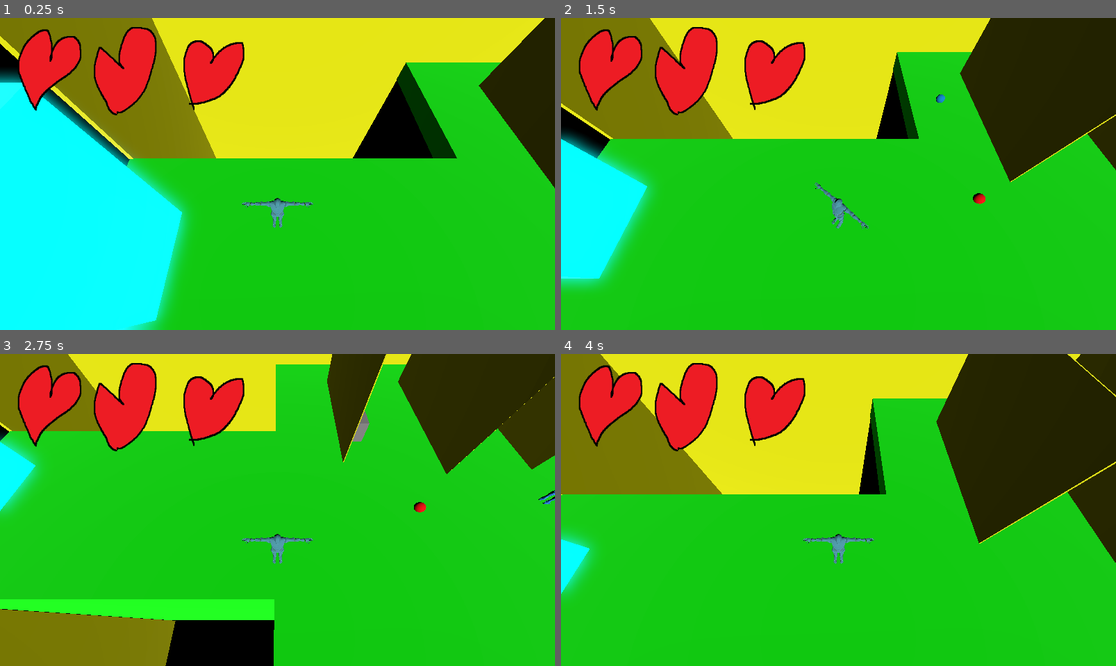
Above: before the commit, frames 1-4 (two rows, left to right).
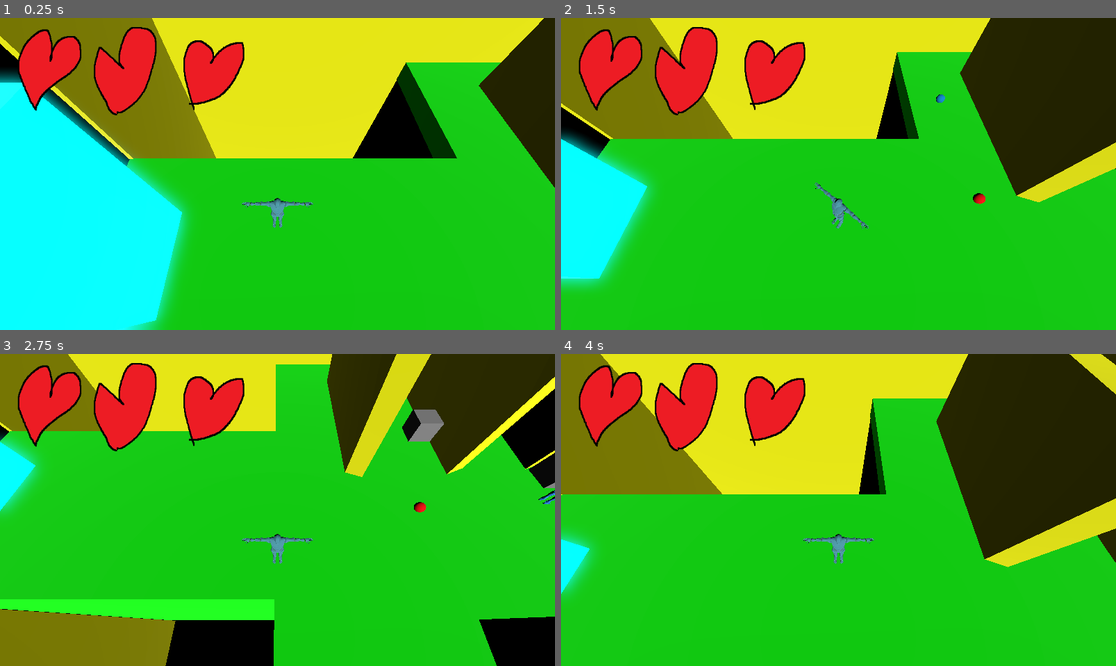
Above: after the commit, the same moments.

Repository: Alvin-Cha/Game-Skripsi
Game: Godot game, scene res://scenes/main/world.tscn
Same seed, same stepped clock (60 frames per second), same inputs: the game is played once before the commit and once after it.
Inputs (mouse positions are in pixels of both pictures, inside the frame that each line leads up to):
- Up to frame 1 (0.25 s): no input
- Up to frame 2 (1.5 s): tap Enter (ui_accept) at 0.5, 0.77 s; move the mouse to (960, 158) at 0.52 s; hold D 0.53-1.28 s; tap F at 0.6, 1.35 s; click (960, 158) at 0.67 s; move the mouse to (727, 189) at 1.27 s; hold S from 1.28 s (still down)
- Up to frame 3 (2.75 s): tap Enter (ui_accept) at 1.52 s; move the mouse to (333, 441) at 2.02 s; release S at 2.03 s; hold D from 2.03 s (still down); tap F at 2.1 s
- Up to frame 4 (4 s): move the mouse to (810, 572) at 2.77 s; release D at 2.78 s; hold W 2.78-3.53 s; tap F at 2.85, 3.6 s; click (810, 572) at 2.92 s; tap Enter (ui_accept) at 3.02, 3.77 s; move the mouse to (1005, 556) at 3.52 s; hold A from 3.53 s (still down)

The runs differ from the first frame. In frame 1, less than 0.1% of the frame differs, in the area x 86-100%, y 0-55%; in frame 2, 2.2%; in frame 3, 7.1%, in the area x 59-100%, y 0-100%; in frame 4, 3.6%.

Commit message:
Update world.tscn

Diff:
--- a/scenes/main/world.tscn
+++ b/scenes/main/world.tscn
@@ -10,11 +10,6 @@
 background_mode = 1
 glow_enabled = true
 
-[sub_resource type="BoxMesh" id="BoxMesh_bhunq"]
-size = Vector3(3.0089111, 1, 1)
-
-[sub_resource type="BoxMesh" id="BoxMesh_riqys"]
-
 [sub_resource type="StandardMaterial3D" id="StandardMaterial3D_0aorq"]
 albedo_color = Color(0, 1, 1, 1)
 emission_enabled = true
@@ -24,6 +19,14 @@
 [sub_resource type="BoxShape3D" id="BoxShape3D_lift1"]
 size = Vector3(3, 22, 2)
 
+[sub_resource type="BoxMesh" id="BoxMesh_bhunq"]
+size = Vector3(3.0089111, 1, 1)
+
+[sub_resource type="BoxMesh" id="BoxMesh_riqys"]
+
+[sub_resource type="BoxMesh" id="BoxMesh_sn0t7"]
+size = Vector3(1.3601103, 1, 1)
+
 [node name="World" type="Node3D" unique_id=1551797016]
 
 [node name="Player" parent="." unique_id=493579035 instance=ExtResource("1_dtyxf")]
@@ -98,6 +101,42 @@
 size = Vector3(53.438915, 10.013306, 1)
 material = ExtResource("4_526id")
 
+[node name="Wall16" type="CSGBox3D" parent="Walls" unique_id=615732553]
+transform = Transform3D(0.007970983, 0, -0.17760308, 0, 1.026072, 0, 0.5275259, 0, 0.006672054, 134.81569, 6.1882434, -15.8256855)
+use_collision = true
+size = Vector3(37.475372, 7.155052, 1.5766602)
+material = ExtResource("4_526id")
+
+[node name="Wall21" type="CSGBox3D" parent="Walls" unique_id=1259692410]
+transform = Transform3D(0.00010412304, 0, 0.008789123, 0, 1.1084384, 0, -0.00878469, 0, 0.00010425897, 199.83667, 5.9041953, -37.2643)
+use_collision = true
+size = Vector3(2248.745, 7.7306547, 28.840729)
+material = ExtResource("4_526id")
+
+[node name="Wall20" type="CSGBox3D" parent="Walls" unique_id=44621859]
+transform = Transform3D(-0.008787515, 0, -1.719562e-05, 0, 1.1084383, 0, 1.702641e-05, 0, -0.008787512, 203.75908, 6.302359, -27.463951)
+use_collision = true
+size = Vector3(953.29517, 7.0052547, 24.774414)
+material = ExtResource("4_526id")
+
+[node name="Wall19" type="CSGBox3D" parent="Walls" unique_id=1426767089]
+transform = Transform3D(-0.0005376567, 0, 0.0937522, 0, 1.052824, 0, -0.09372843, 0, -0.0005369801, 187.51904, 6.2784443, -9.544723)
+use_collision = true
+size = Vector3(76.41852, 7.3974724, 2.4689941)
+material = ExtResource("4_526id")
+
+[node name="Wall18" type="CSGBox3D" parent="Walls" unique_id=926630976]
+transform = Transform3D(-0.00034165868, 0, 0.028703881, 0, 1.0802737, 0, -0.028695941, 0, -0.00022038995, 187.41237, 6.2063155, -22.027452)
+use_collision = true
+size = Vector3(257.95212, 6.736395, 10.518799)
+material = ExtResource("4_526id")
+
+[node name="Wall17" type="CSGBox3D" parent="Walls" unique_id=492218184]
+transform = Transform3D(-0.30616146, 0, -0.0017959406, 0, 1.0260721, 0, 0.0030950392, 0, -0.30616626, 125.31474, 5.848287, -17.557049)
+use_collision = true
+size = Vector3(60.98217, 7.798851, 1.5766602)
+material = ExtResource("4_526id")
+
 [node name="Wall9" type="CSGBox3D" parent="Walls" unique_id=773507237]
 transform = Transform3D(-0.0026963186, 0, 0.42149195, 0, 1.0129522, 0, -0.72639275, 0, -0.0015645158, 107.622635, 5.695106, -15.813527)
 use_collision = true
@@ -110,53 +149,47 @@
 size = Vector3(131.99016, 8.407898, 1.4274902)
 material = ExtResource("4_526id")
 
+[node name="Wall23" type="CSGBox3D" parent="Walls" unique_id=2044544273]
+transform = Transform3D(-0.00872971, 0, 0.0004906607, 0, 1.1084374, 0, -0.004277381, 0, -0.008605354, -5.5637493, 3.5621653, 9.204916)
+use_collision = true
+size = Vector3(25.704943, 4.6449738, 666.1796)
+material = ExtResource("4_526id")
+
+[node name="Wall22" type="CSGBox3D" parent="Walls" unique_id=1653439007]
+transform = Transform3D(-0.001072929, 0, 0.007525695, 0, 1.1084384, 0, -0.009661901, 0, -0.0042019975, 2.6338813, 3.6482773, 9.964886)
+use_collision = true
+size = Vector3(455.63766, 4.6449738, 42.97699)
+material = ExtResource("4_526id")
+
 [node name="Wall12" type="CSGBox3D" parent="Walls" unique_id=968444303]
 transform = Transform3D(-8.3447994e-05, 0, -0.008787531, 0, 1.1084373, 0, 0.00878753, 0, -1.0724125e-06, 174.74086, 5.640744, -73.821014)
 use_collision = true
 size = Vector3(479.24307, 8.267914, 1.4274902)
 material = ExtResource("4_526id")
 
-[node name="MeshInstance3D3" type="MeshInstance3D" parent="Walls" unique_id=1349936712]
-transform = Transform3D(-0.08190802, 0.020699559, -0.9964249, -0.0015782127, 0.99978036, 0.020898992, 0.99663866, 0.003284352, -0.08185735, 7.6777906, 1.2826807, 8.7409315)
-mesh = SubResource("BoxMesh_bhunq")
+[node name="Wall24" type="CSGBox3D" parent="Walls" unique_id=1036645894]
+transform = Transform3D(0.0034914366, 0.92792493, 0.004478691, 0.00043020956, 0.47248995, -0.0070289834, -0.009062486, 0.37992448, -0.0021971823, -0.3534988, 1.980717, 9.210866)
+use_collision = true
+size = Vector3(249.2001, 4.398432, 35.163025)
+material = ExtResource("4_526id")
 
 [node name="Wall13" type="CSGBox3D" parent="Walls" unique_id=1036974151]
-transform = Transform3D(0.0037330785, 0, 0.031670097, 0, 1.052824, 0, -0.27608526, 0, 0.011759766, -8.333848, 3.0322342, -3.0548491)
-use_collision = true
-size = Vector3(23.614964, 4.6449738, 1)
+transform = Transform3D(0.0037330785, 0, 0.031670097, 0, 1.052824, 0, -0.27608526, 0, 0.011759766, -8.014018, 3.053072, -2.6583223)
+use_collision = true
+size = Vector3(25.704943, 4.6449738, 21.346558)
 material = ExtResource("4_526id")
 
 [node name="Wall14" type="CSGBox3D" parent="Walls" unique_id=794799190]
-transform = Transform3D(7.753575e-05, 0, 0.00796992, 0, 1.1084386, 0, -0.009720982, 0, -0.0032822608, -4.0867543, 3.3661404, -2.6923482)
-use_collision = true
-size = Vector3(733.5288, 4.6449738, 1)
-material = ExtResource("4_526id")
-
-[node name="MeshInstance3D2" type="MeshInstance3D" parent="Walls" unique_id=1855957746]
-transform = Transform3D(0.6712301, 0, -0.741249, 0, 1, 0, 0.741249, 0, 0.6712301, 13.099949, 1.4152808, -0.85359454)
-mesh = SubResource("BoxMesh_bhunq")
+transform = Transform3D(7.753575e-05, 0, 0.00796992, 0, 1.1084386, 0, -0.009720982, 0, -0.0032822608, -3.6804237, 3.3661404, -2.859688)
+use_collision = true
+size = Vector3(733.5288, 4.6449738, 100.968025)
+material = ExtResource("4_526id")
 
 [node name="Wall15" type="CSGBox3D" parent="Walls" unique_id=1610525817]
-transform = Transform3D(-6.49874e-05, 0, 0.007920943, 0, 1.108438, 0, -0.009721077, 0, -0.0033987537, -0.37972638, 3.4253235, -2.611618)
-use_collision = true
-size = Vector3(663.6896, 4.6449738, 0.001)
-material = ExtResource("4_526id")
-
-[node name="MeshInstance3D" type="MeshInstance3D" parent="Walls" unique_id=2021164293]
-transform = Transform3D(1, 0, 0, 0, 1, 0, 0, 0, 1, 2.175684, 1.9732478, -3.6249037)
-mesh = SubResource("BoxMesh_bhunq")
-
-[node name="MeshInstance3D4" type="MeshInstance3D" parent="Walls" unique_id=2099312508]
-transform = Transform3D(1, 0, 0, 0, 1, 0, 0, 0, 1, 0, 1.4026673, 10.081653)
-mesh = SubResource("BoxMesh_riqys")
-
-[node name="MeshInstance3D4" type="MeshInstance3D" parent="Walls/MeshInstance3D4" unique_id=1102351592]
-transform = Transform3D(1, 0, 0, 0, 1, 0, 0, 0, 1, -7.817727, 0.02336955, -1.0945797)
-mesh = SubResource("BoxMesh_riqys")
-
-[node name="MeshInstance3D4" type="MeshInstance3D" parent="Walls/MeshInstance3D4/MeshInstance3D4" unique_id=134712477]
-transform = Transform3D(1, 0, 0, 0, 1, 0, 0, 0, 1, 0, -0.051950455, -10.593323)
-mesh = SubResource("BoxMesh_riqys")
+transform = Transform3D(0.0006507351, 0, 0.008149631, 0, 1.108438, 0, -0.009699491, 0, -0.0028064917, -0.0026926398, 3.4253235, -2.7733974)
+use_collision = true
+size = Vector3(663.6896, 4.6449738, 95.20021)
+material = ExtResource("4_526id")
 
 [node name="Floor" type="Node" parent="." unique_id=1969638465]
 
@@ -232,3 +265,65 @@
 [node name="Enemy" parent="Enemy_NPC" unique_id=1489694662 node_paths=PackedStringArray("player") instance=ExtResource("2_iubku")]
 transform = Transform3D(1, 0, 0, 0, 1, 0, 0, 0, 1, 4.4256406, 0.63266104, 2.1152194)
 player = NodePath("../../Player")
+
+[node name="Placeholders" type="Node" parent="." unique_id=480387005]
+
+[node name="PlaceholderBox1" type="MeshInstance3D" parent="Placeholders" unique_id=1349936712]
+transform = Transform3D(-0.08190802, 0.020699559, -0.9964249, -0.0015782127, 0.99978036, 0.020898992, 0.99663866, 0.003284352, -0.08185735, 7.6777906, 1.3776255, 8.7409315)
+mesh = SubResource("BoxMesh_bhunq")
+
+[node name="PlaceholderBox2" type="MeshInstance3D" parent="Placeholders" unique_id=1102351592]
+transform = Transform3D(1, 0, 0, 0, 1, 0, 0, 0, 1, -7.817727, 1.4260368, 8.987073)
+mesh = SubResource("BoxMesh_riqys")
+
+[node name="PlaceholderBox3" type="MeshInstance3D" parent="Placeholders" unique_id=2099312508]
+transform = Transform3D(1, 0, 0, 0, 1, 0, 0, 0, 1, 0, 1.4026673, 10.081653)
+mesh = SubResource("BoxMesh_riqys")
+
+[node name="PlaceholderBox4" type="MeshInstance3D" parent="Placeholders" unique_id=1855957746]
+transform = Transform3D(0.6712301, 0, -0.741249, 0, 1, 0, 0.741249, 0, 0.6712301, 13.099949, 1.3690631, -0.85359454)
+mesh = SubResource("BoxMesh_bhunq")
+
+[node name="PlaceholderBox5" type="MeshInstance3D" parent="Placeholders" unique_id=134712477]
+transform = Transform3D(1, 0, 0, 0, 1, 0, 0, 0, 1, -4.6006064, 1.3740864, -1.6062498)
+mesh = SubResource("BoxMesh_riqys")
+
+[node name="PlaceholderBox6" type="MeshInstance3D" parent="Placeholders" unique_id=2021164293]
+transform = Transform3D(1, 0, 0, 0, 1, 0, 0, 0, 1, 2.175684, 1.3520734, -3.6249037)
+mesh = SubResource("BoxMesh_bhunq")
+
+[node name="PlaceholderBox8" type="MeshInstance3D" parent="Placeholders" unique_id=1285107812]
+transform = Transform3D(0.9347278, 0, 0.35536456, 0, 1, 0, -0.35536456, 0, 0.9347278, 200.38217, 4.103367, -28.10104)
+mesh = SubResource("BoxMesh_sn0t7")
+
+[node name="PlaceholderBox7" type="MeshInstance3D" parent="Placeholders" unique_id=718067663]
+transform = Transform3D(1, 0, 0, 0, 1, 0, 0, 0, 1, 201.56812, 3.0959153, -28.097569)
+mesh = SubResource("BoxMesh_sn0t7")
+
+[node name="PlaceholderBox9" type="MeshInstance3D" parent="Placeholders" unique_id=995466320]
+transform = Transform3D(0.9998378, 0, -0.018009169, 0, 1, 0, 0.018009169, 0, 0.9998378, 205.72928, 3.1992645, -28.02668)
+mesh = SubResource("BoxMesh_sn0t7")
+
+[node name="PlaceholderBox10" type="MeshInstance3D" parent="Placeholders" unique_id=943062808]
+transform = Transform3D(0.7047652, 0, 0.70944065, 0, 1, 0, -0.70944065, 0, 0.7047652, 206.55414, 3.0329742, -31.196098)
+mesh = SubResource("BoxMesh_sn0t7")
+
+[node name="PlaceholderBox11" type="MeshInstance3D" parent="Placeholders" unique_id=255718105]
+transform = Transform3D(1, 0, 0, 0, 1, 0, 0, 0, 1, 207.05872, 3.3737059, -28.13506)
+mesh = SubResource("BoxMesh_sn0t7")
+
+[node name="PlaceholderBox12" type="MeshInstance3D" parent="Placeholders" unique_id=149477312]
+transform = Transform3D(1, 0, 0, 0, 1, 0, 0, 0, 1, 207.0777, 3.096407, -37.314686)
+mesh = SubResource("BoxMesh_sn0t7")
+
+[node name="PlaceholderBox13" type="MeshInstance3D" parent="Placeholders" unique_id=1914055768]
+transform = Transform3D(0.783489, 0, 0.62140566, 0, 1, 0, -0.62140566, 0, 0.783489, 200.65077, 3.2031765, -33.061283)
+mesh = SubResource("BoxMesh_sn0t7")
+
+[node name="PlaceholderBox14" type="MeshInstance3D" parent="Placeholders" unique_id=1074872731]
+transform = Transform3D(0.9486961, 0, -0.31618947, 0, 1, 0, 0.31618947, 0, 0.9486961, 200.42737, 3.1194267, -28.06784)
+mesh = SubResource("BoxMesh_sn0t7")
+
+[node name="PlaceholderBox15" type="MeshInstance3D" parent="Placeholders" unique_id=1459980342]
+transform = Transform3D(1, 0, 0, 0, 1, 0, 0, 0, 1, 0, 1.3966734, 1.1078367)
+mesh = SubResource("BoxMesh_riqys")
